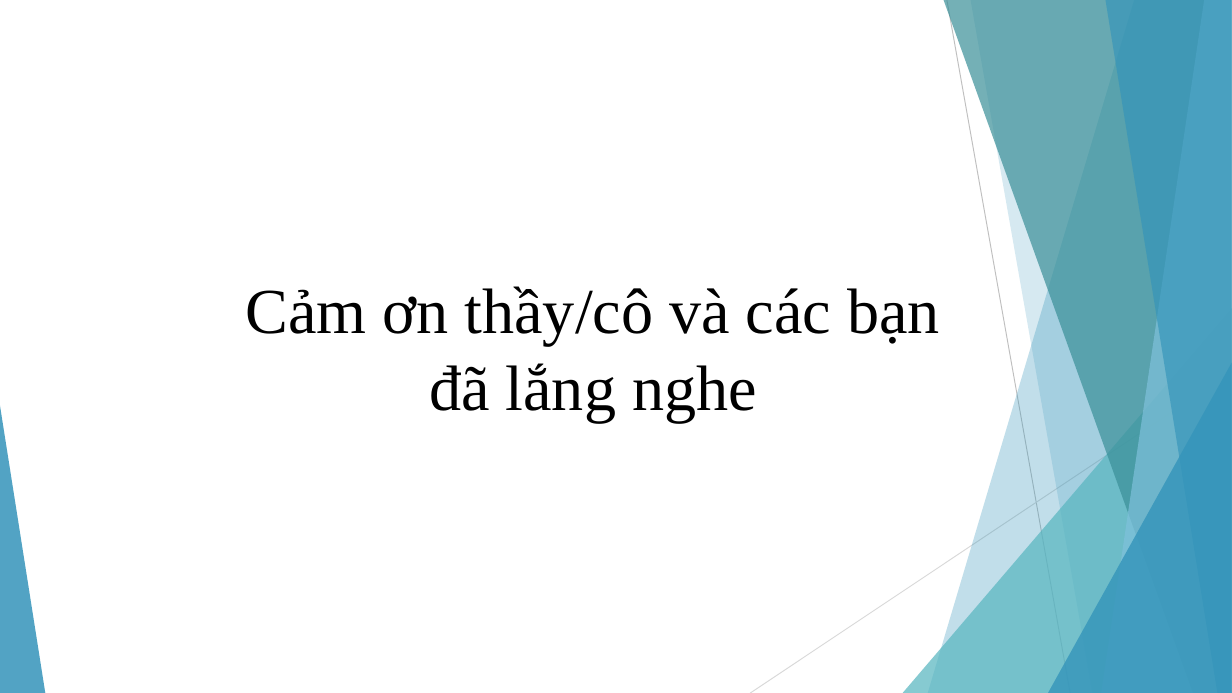
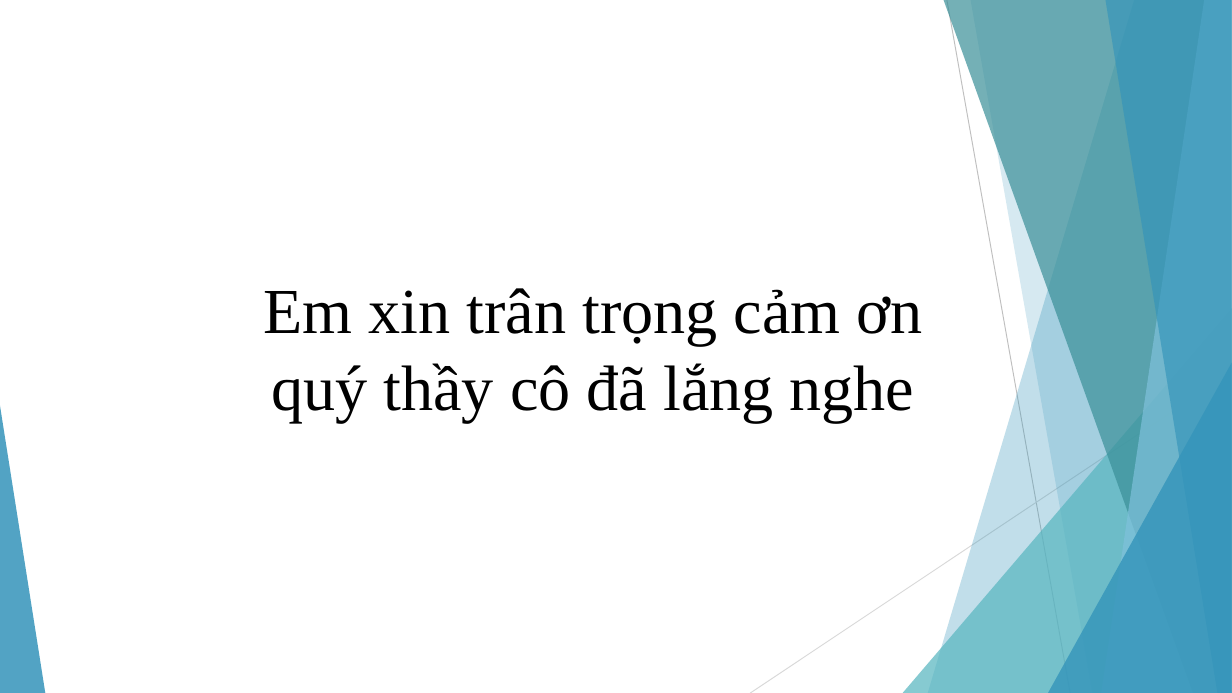
Before and after one commit to akaiki/DoAn_2021, a slide deck: slide 20 of BaoCaoDoAn.pptx. Drawn at 1232x693 pixels with LibreOffice and Linux fonts; fonts in the diff are those of the drawing. Boxes give left, top, right and bottom in pixels: in the first picture for what was removed or moved away, otherwise in the second. Text is boxed around its words. In the diff, an @@ line names an element or a change of style, - is before the commit and + after.

```diff
--- a/BaoCaoDoAn.pptx
+++ b/BaoCaoDoAn.pptx
@@ title at (263, 288, 923, 422): text changed @@
-Cảm ơn thầy/cô và các bạn đã lắng nghe
+Em xin trân trọng cảm ơn quý thầy cô đã lắng nghe
```
Also in this commit, not shown: 1 other slide changed.
